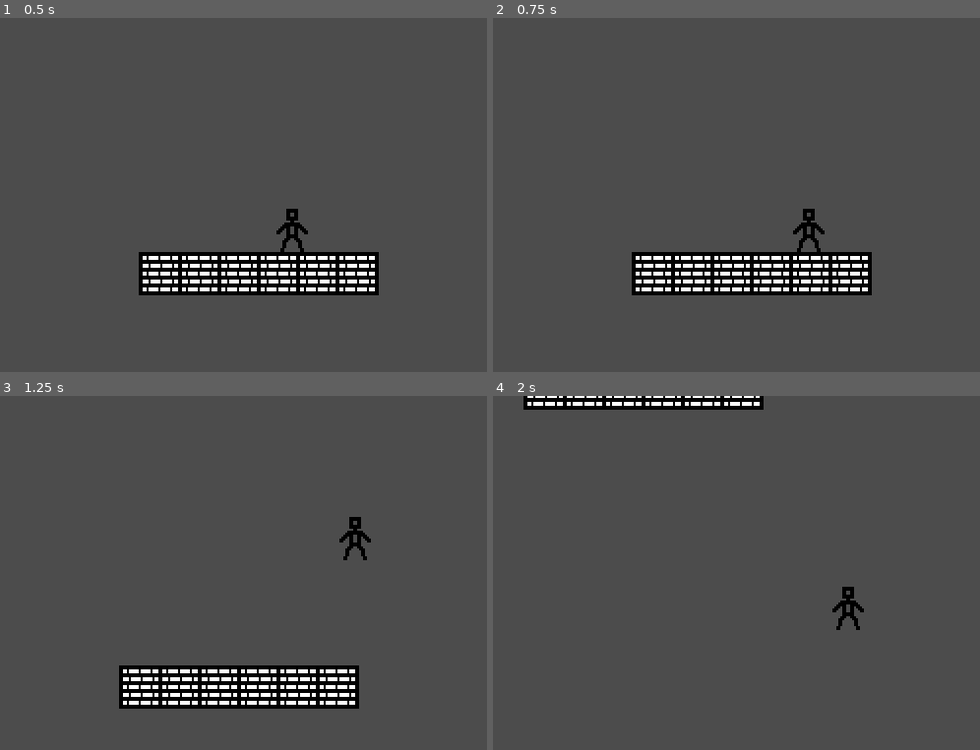
Above: before the commit, frames 1-4 (two rows, left to right).
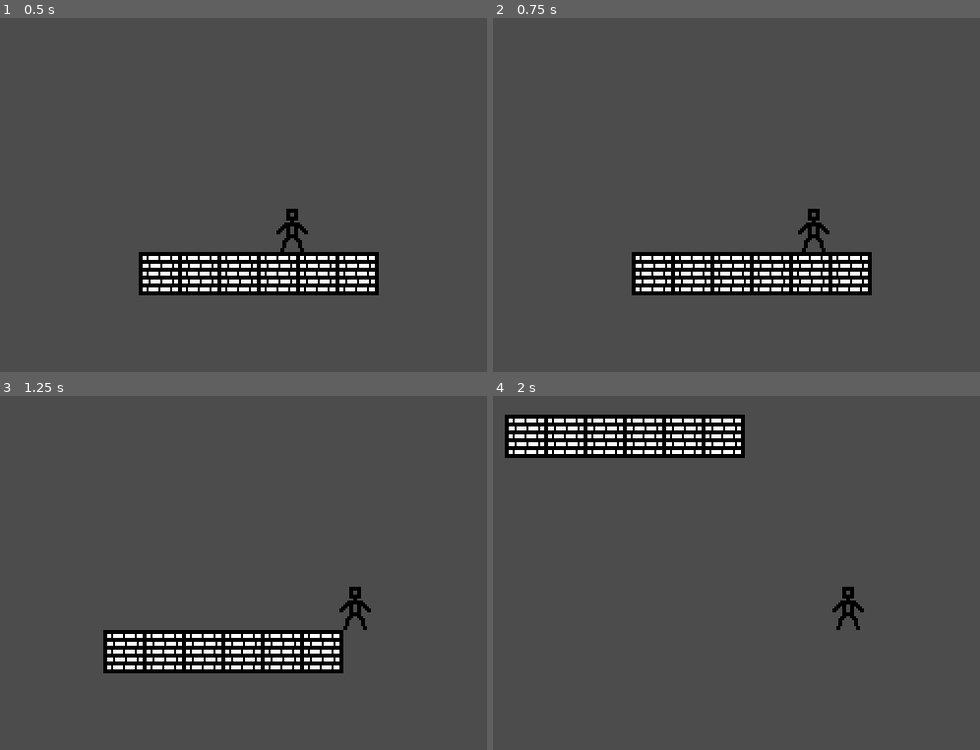
Above: after the commit, the same moments.

Repository: somebody1212/meson-studios-tower-defence
Game: Godot game, scene res://StageOne.tscn
Two runs of this game, one before a commit and one after it. Both use one fixed random seed, a clock stepped at 60 frames per second and the inputs below.
Inputs:
- Up to frame 1 (0.5 s): no input
- Up to frame 2 (0.75 s): hold Right (ui_right) from 0.53 s (still down); hold Shift (ui_shift, bound only after the commit) from 0.53 s (still down)
- Up to frame 3 (1.25 s): keep holding Right (ui_right); keep holding Shift (ui_shift, bound only after the commit); tap Up (ui_up) at 0.77 s
- Up to frame 4 (2 s): keep holding Right (ui_right); release Shift (ui_shift, bound only after the commit) at 1.28 s; tap Shift (ui_shift, bound only after the commit) at 1.35 s; tap Up (ui_up) at 1.52 s

Frame 1 is identical in both runs. In frame 2, 0.4% of the frame differs, in the area x 61-70%, y 53-67%; in frame 3, 11%, in the area x 21-77%, y 34-89%; in frame 4, 7.9%.

Commit message:
Add the Ability to glide.
Made it check for the shift button being held down.
Then it should check if you're in the air, which is really redundant, and should then check if you're moving, and then changes the variables to make you glide.

Diff:
--- a/Player.gd
+++ b/Player.gd
@@ -6,9 +6,11 @@
 const FLOOR = Vector2(0, -1)
 
 var velocity = Vector2()
+var speed = Vector2()
 
 var on_ground = false
 var in_air = false
+var t = Timer.new()
 
 func _physics_process(delta):
 
@@ -18,6 +20,7 @@
 		velocity.x = -SPEED
 	else:
 		velocity.x = 0
+		speed = velocity.x
 
 	if Input.is_action_pressed("ui_up"):
 		if on_ground == true:
@@ -26,11 +29,21 @@
 			in_air = true
 	if Input.is_action_pressed("ui_down"):
 		if in_air == true:
-			velocity.y = JUMP_POWER * 1
+			velocity.y = JUMP_POWER * 1.2
 			on_ground = true
 			in_air = false
+	if Input.is_action_pressed("ui_shift"):
+		if in_air == true:
+			on_ground = false
+		if velocity.x > 0 == true:
+				velocity.x = SPEED * 1.2
+				velocity.y = GRAVITY * 0.2
+		if velocity.x < 0 == true:
+				velocity.x = SPEED * -1.2
+				velocity.y = GRAVITY * 0.2
 
 	velocity.y += GRAVITY
+	velocity.x += speed
 
 	if is_on_floor():
 		on_ground = true
--- a/project.godot
+++ b/project.godot
@@ -23,6 +23,11 @@
 window/stretch/mode="2d"
 window/stretch/aspect="keep"
 
+[input]
+
+ui_shift=[ Object(InputEventKey,"resource_local_to_scene":false,"resource_name":"","device":0,"alt":false,"shift":false,"control":false,"meta":false,"command":false,"pressed":false,"scancode":16777237,"unicode":0,"echo":false,"script":null)
+ ]
+
 [rendering]
 
 quality/2d/use_pixel_snap=true
